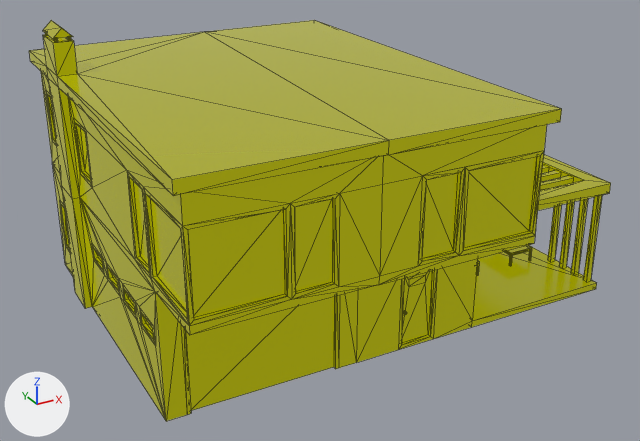
One commit to the glTF model public/models/building-house-modern.glb: the scene before it, then after it.
One viewpoint serves both versions: a 50 mm camera at (-11.73, -20.65, 12.18) aimed at (-1.08, -1.29, 2.5). Arrows for +X, +Y and +Z are at lower left; the lights stay in place. Mesh edges are drawn as thin lines. Where no turn or scale is listed for an object, it has been applied to the vertices.

Before the edit, the objects in view are built like this:
```python
me_building_house_modern = bpy.data.meshes.new('building-house-modern')
me_building_house_modern.from_pydata(...)  # 781 vertices, 1395 faces; spans x -7.0..6.3, y -6.7..4.7, z 0.0..7.77
me_building_house_modern.materials.append(mat_lowpoly_colors)
ob_building_house_modern = bpy.data.objects.new('building-house-modern', me_building_house_modern)
ob_building_house_modern.location = (0.0, 0.0, 0.0)
```
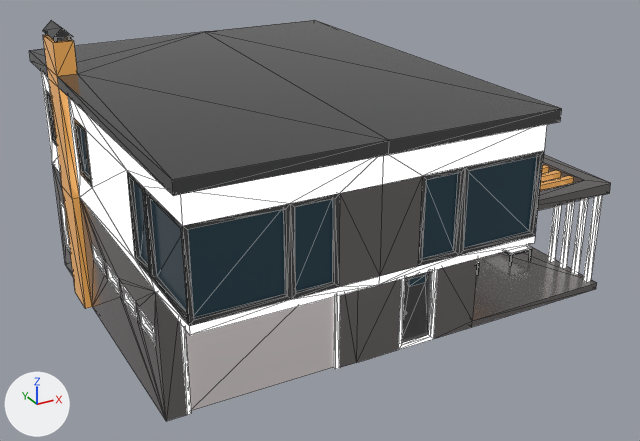
The change, as JSON lines over the scene's bpy script:
```json
{"op": "add", "block": "img_base", "code": ["img_base = load_image('base', '_unpacked/base', 1024, 1024, 'sRGB')"]}
{"op": "add", "block": "mat_lowpoly_colors_001", "code": ["mat_lowpoly_colors_001 = bpy.data.materials.new('LOWPOLY-COLORS.001')", "# uses the picture img_base"]}
{"block": "me_building_house_modern", "where": "me_building_house_modern.from_pydata(...)  # 781 vertices, 1395 faces; spans x -7.0..6.3, y -6.7..4.7, z 0.0..7.77"}
{"op": "remove", "block": "me_building_house_modern", "code": "me_building_house_modern.materials.append(mat_lowpoly_colors)"}
{"op": "add", "block": "me_building_house_modern", "code": "me_building_house_modern.materials.append(mat_lowpoly_colors_001)"}
```

Boxes (x1, y1, x2, y2) around the edits, measured in the pictures (640 x 441 px):
```json
{"object": "building-house-modern", "change": "recoloured", "before": [29, 20, 611, 421], "after": [29, 20, 611, 421], "on screen": "yellow to grey"}
```
